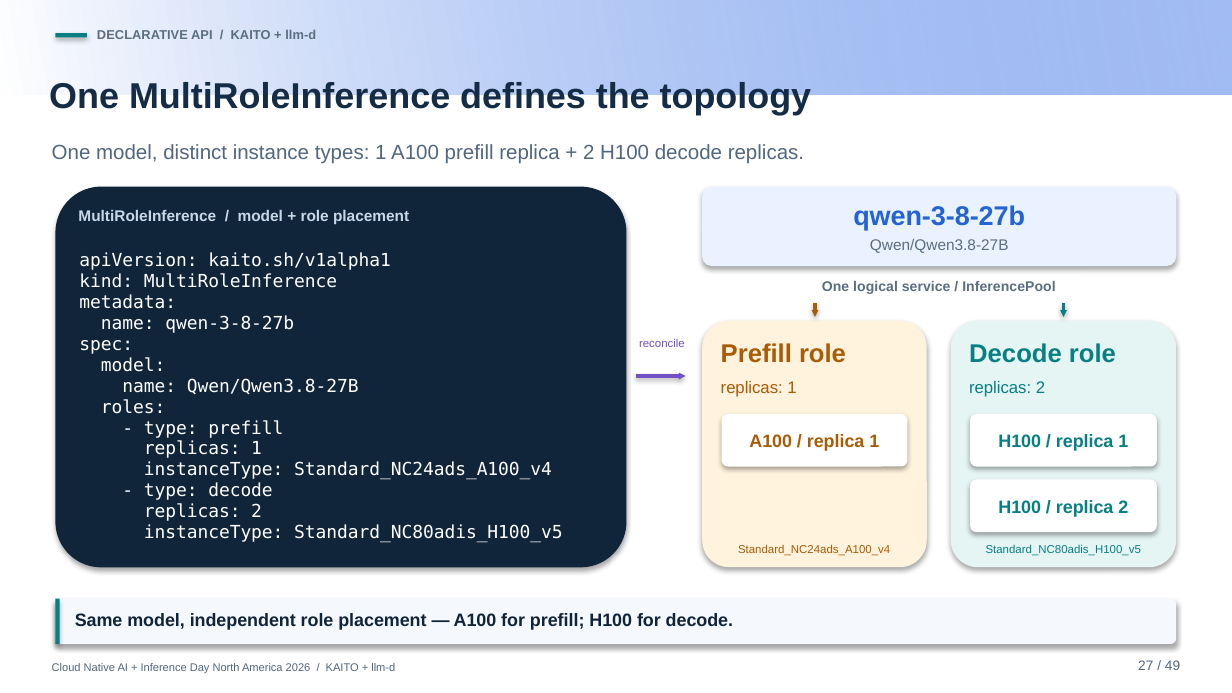
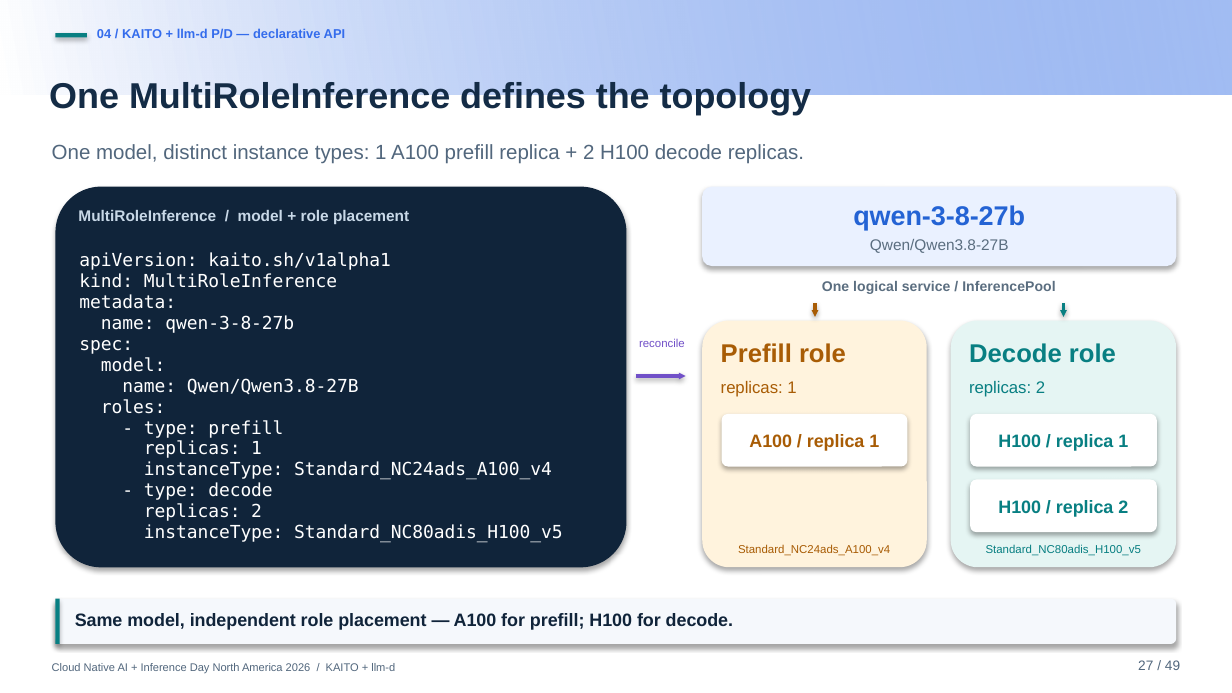
Before and after one commit to andyzhangx/demo, a slide deck: slide 27 of llm/pd-disaggregation/kubecon-na-2026-pd-disaggregation-kaito-llmd.pptx. Drawn at 1232x693 pixels with LibreOffice and Linux fonts; fonts in the diff are those of the drawing; background and template pictures are left out. Boxes give left, top, right and bottom in pixels: in the first picture for what was removed or moved away, otherwise in the second. Text is boxed around its words. In the diff, an @@ line names an element or a change of style, - is before the commit and + after.

```diff
--- a/llm/pd-disaggregation/kubecon-na-2026-pd-disaggregation-kaito-llmd.pptx
+++ b/llm/pd-disaggregation/kubecon-na-2026-pd-disaggregation-kaito-llmd.pptx
@@ text at bbox=[97, 28, 346, 39]: text changed; text colour #5B6E80 to #346CEC @@
-DECLARATIVE API / KAITO + llm-d
+04 / KAITO + llm-d P/D — declarative API
```
Also in this commit, not shown: 30 other slides changed.
